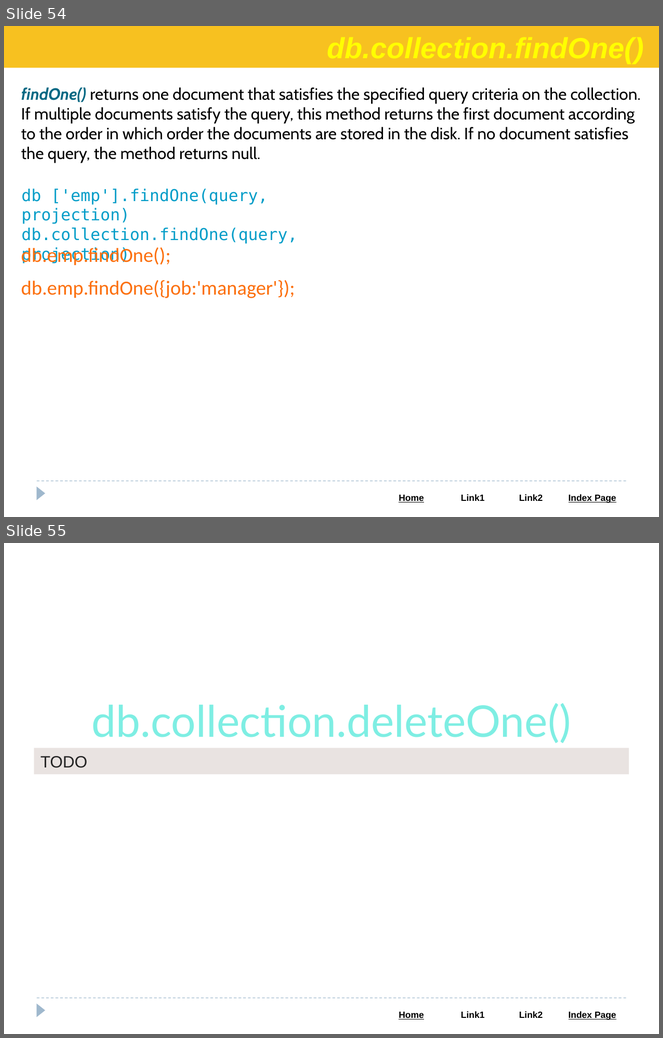
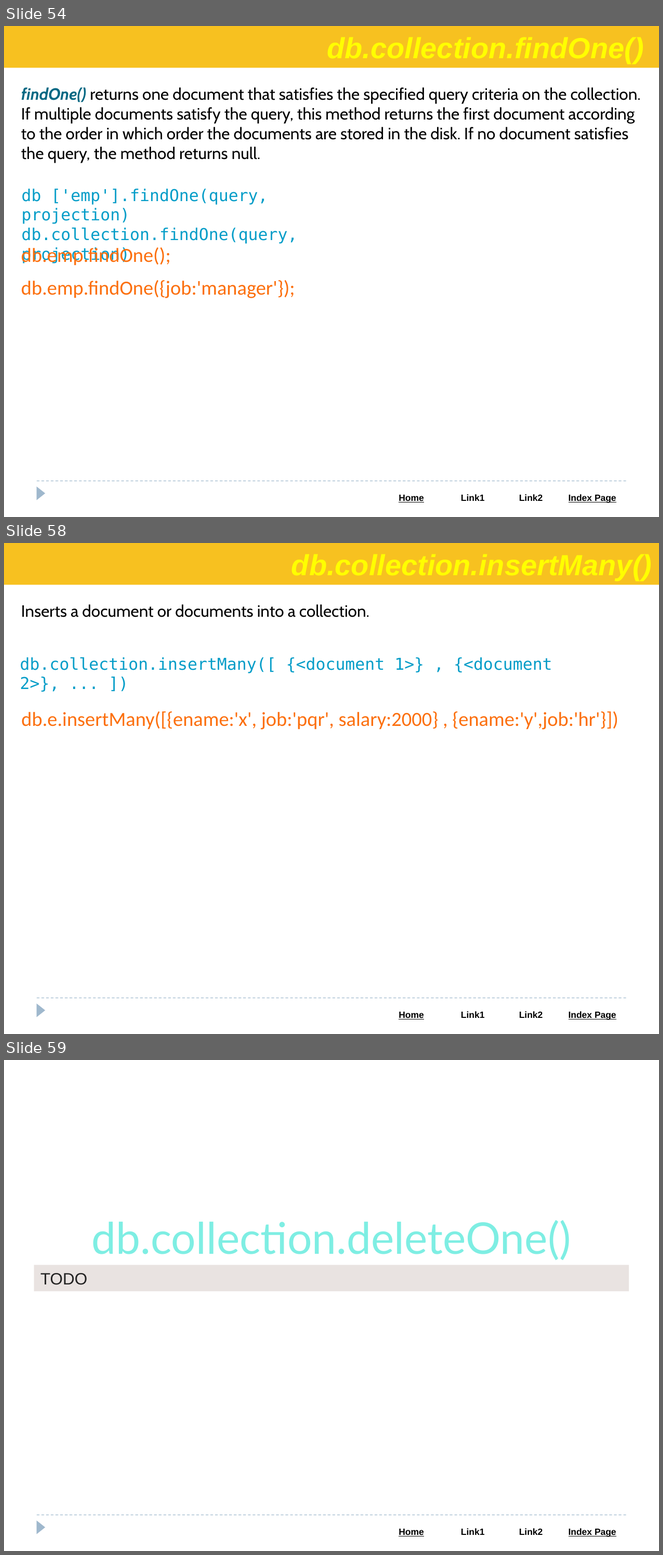
Before and after one commit to Saleel-Bagde/PPT-s, a slide deck: MongoDB PPT.pptx. Shown one above the other, each under a label of ours: slides 54 and 55 before the commit, slides 54, 58 and 59 after it; the slides between them are not shown. The pictures are 663x1038 and 663x1555 pixels, drawn with LibreOffice and Linux fonts; fonts in the diff are those of the drawing. Boxes give left, top, right and bottom in pixels: in the first picture for what was removed or moved away, otherwise in the second. Text is boxed around its words. In the diff, an @@ line names an element or a change of style, - is before the commit and + after.

```diff
--- a/MongoDB PPT.pptx
+++ b/MongoDB PPT.pptx
@@ slide 58 added at <box>4,543,659,1034</box>, background #FFFFFF; not listed: 3 template elements that a slide beside it also shows @@
@@ rectangle added at <box>4,543,659,585</box>, fill #F7C120 @@
@@ text added at <box>21,604,370,617</box>, 18 pt, text #000000 @@
+Inserts a document or documents into a collection.
@@ text added at <box>20,657,553,692</box>, 18 pt, text #049DC8 @@
+db.collection.insertMany([ {<document 1>} , {<document 2>}, ... ])
@@ text added at <box>21,711,619,730</box>, 22 pt, text #FC6F0D @@
+db.e.insertMany([{ename:'x', job:'pqr', salary:2000} , {ename:'y',job:'hr'}])
@@ what was slide 55 is now slide 59 @@
```
Also in this commit, not shown: 3 other slides added.
